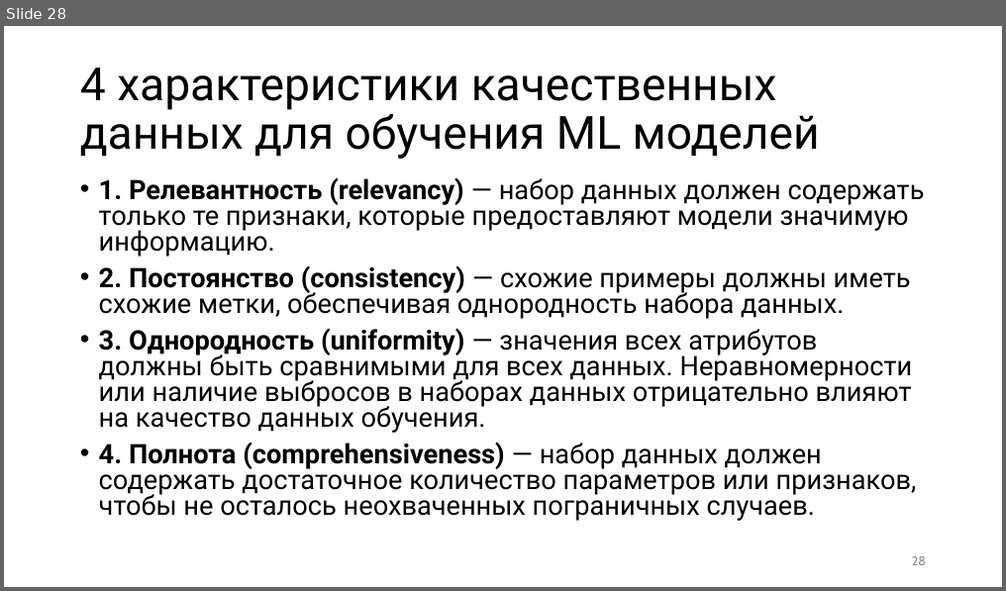
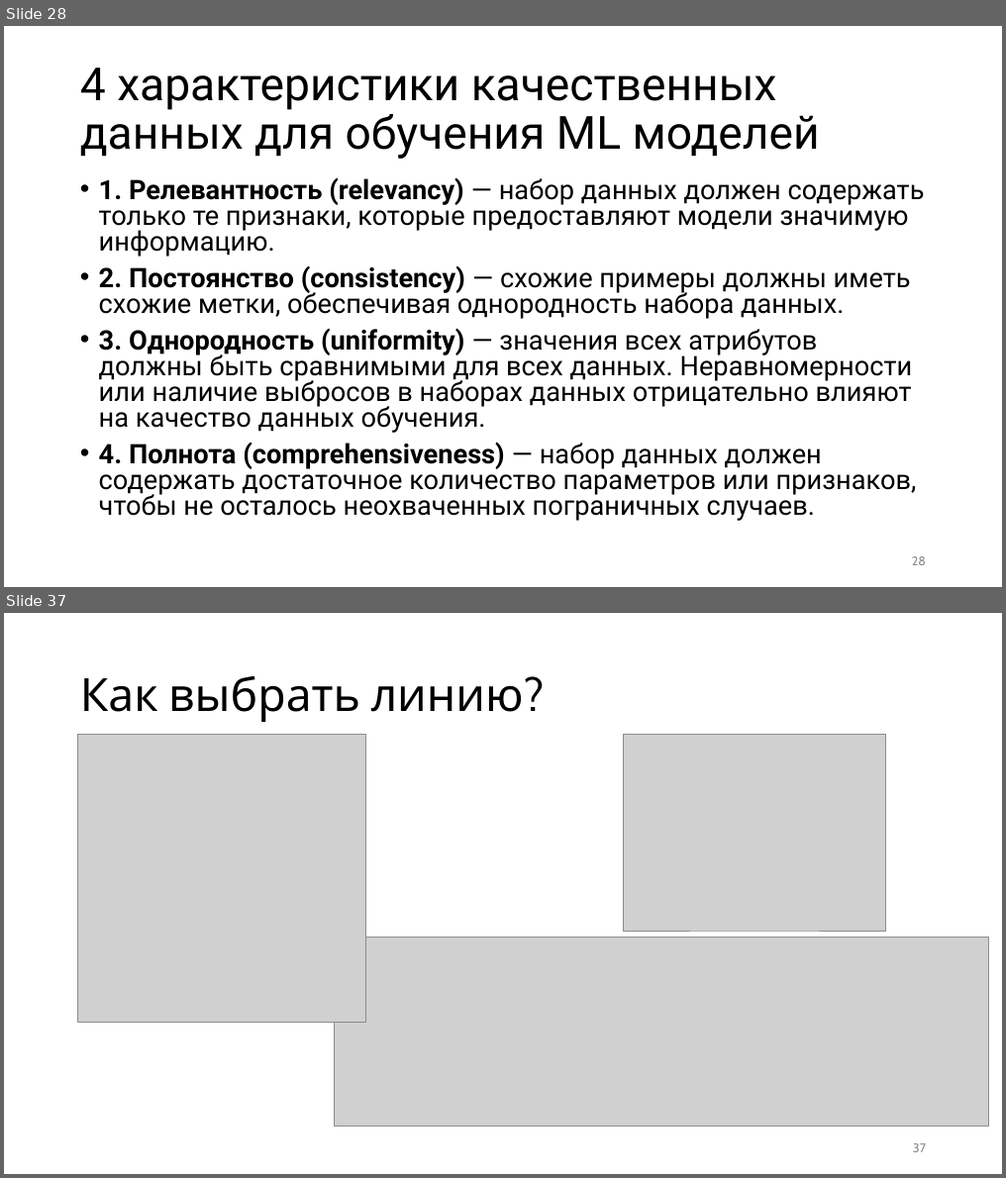
Before and after one commit to kurmakaevAlsu/ML_kurs2022, a slide deck: Машинное обучение.pptx. Shown one above the other, each under a label of ours: slide 28 before the commit, slides 28 and 37 after it; the slides between them are not shown. The pictures are 1006x591 and 1006x1178 pixels, drawn with LibreOffice and Linux fonts; fonts in the diff are those of the drawing; grey boxes stand for pictures. Boxes give left, top, right and bottom in pixels: in the first picture for what was removed or moved away, otherwise in the second. Text is boxed around its words. In the diff, an @@ line names an element or a change of style, - is before the commit and + after.

```diff
--- a/Машинное обучение.pptx
+++ b/Машинное обучение.pptx
@@ slide 37 added at bbox=[4, 613, 1002, 1174], background #FFFFFF @@
@@ title added at bbox=[80, 675, 524, 722], 44 pt, text #000000 @@
+Как выбрать линию?
@@ picture added at bbox=[78, 735, 365, 1022] @@
@@ picture added at bbox=[624, 735, 886, 931] @@
@@ picture added at bbox=[334, 937, 989, 1127] @@
@@ page number added at bbox=[913, 1144, 926, 1153], 12 pt, text #8C8C8C @@
+37
```
Also in this commit, not shown: 14 other slides added.
